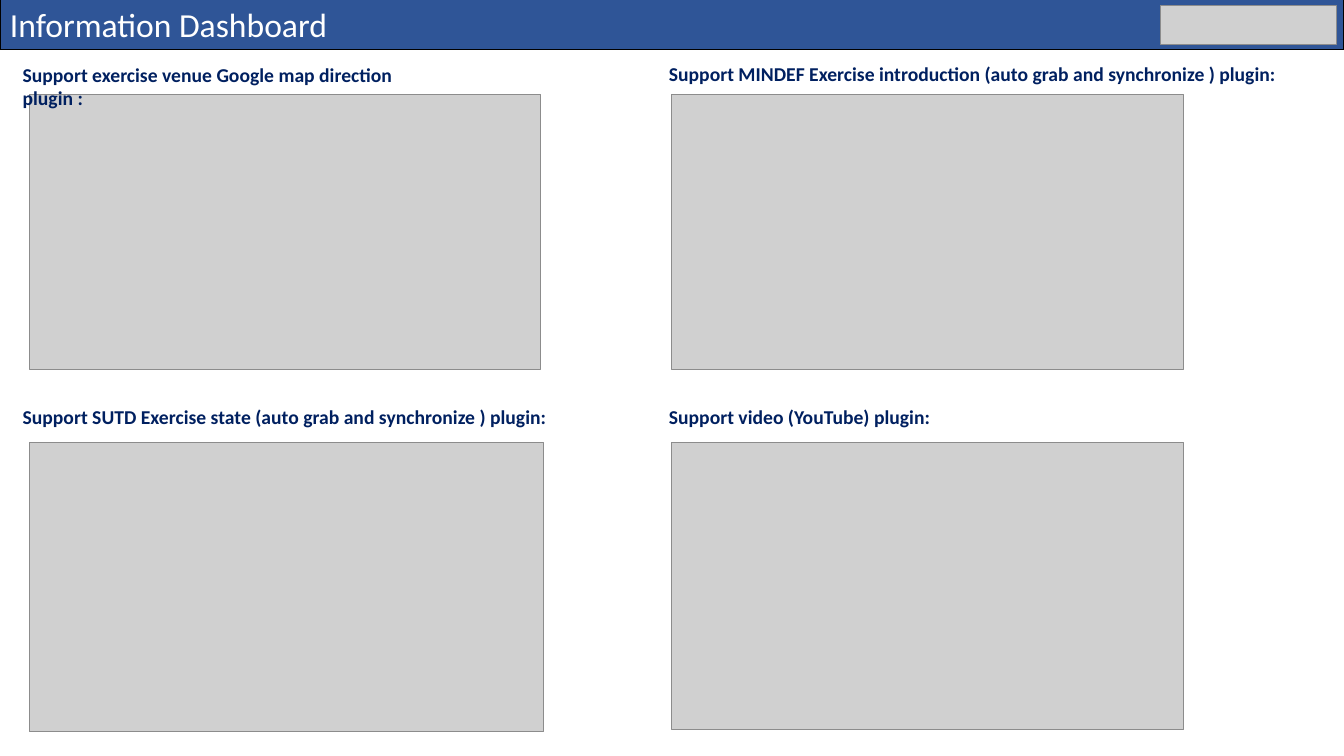
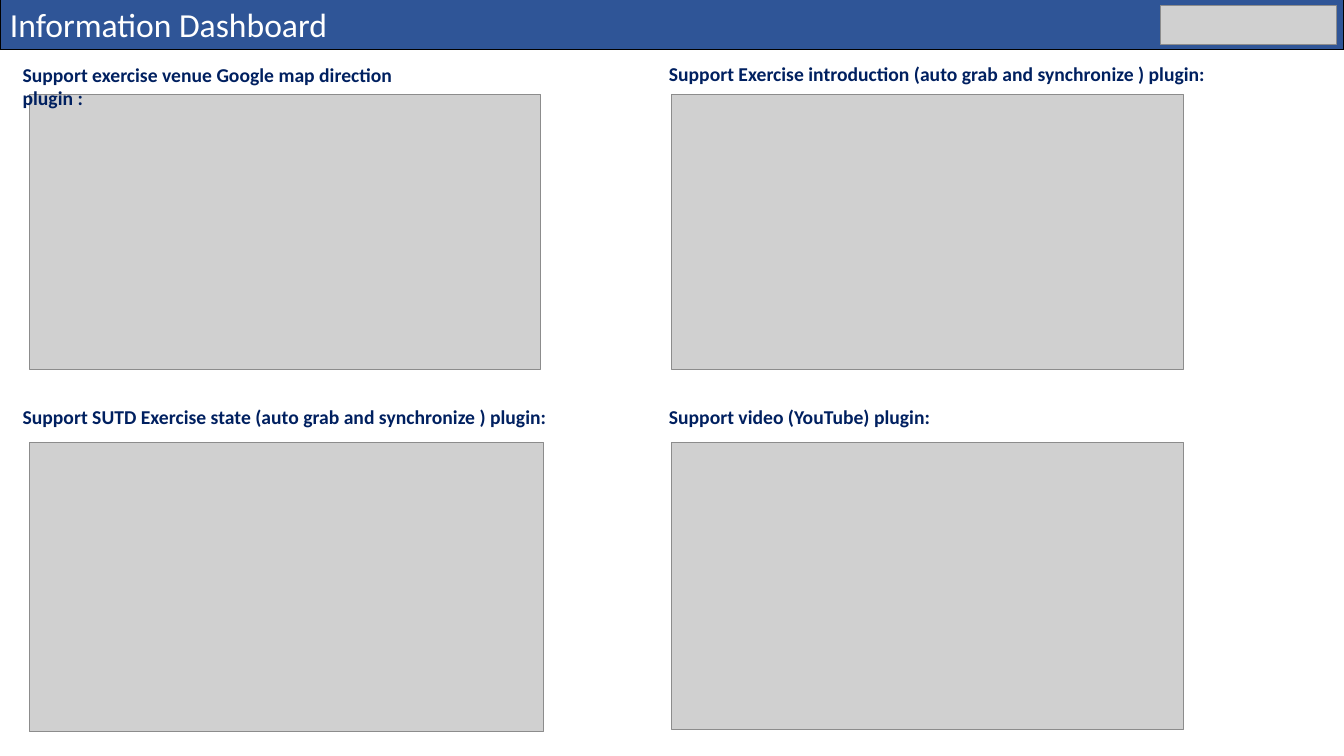
Before and after one commit to LiuYuancheng/Cluster_Service_Health_Monitor, a slide deck: slide 7 of doc/CyberExecise Monitor.pptx. Drawn at 1344x756 pixels with LibreOffice and Linux fonts; fonts in the diff are those of the drawing; grey boxes stand for pictures. Boxes give left, top, right and bottom in pixels: in the first picture for what was removed or moved away, otherwise in the second. Text is boxed around its words. In the diff, an @@ line names an element or a change of style, - is before the commit and + after.

```diff
--- a/doc/CyberExecise Monitor.pptx
+++ b/doc/CyberExecise Monitor.pptx
@@ text at (x1=669, y1=66, x2=1205, y2=85): text changed @@
-Support MINDEF Exercise introduction (auto grab and synchronize ) plugin:
+Support Exercise introduction (auto grab and synchronize ) plugin:
```
Also in this commit, not shown: 6 other files.
